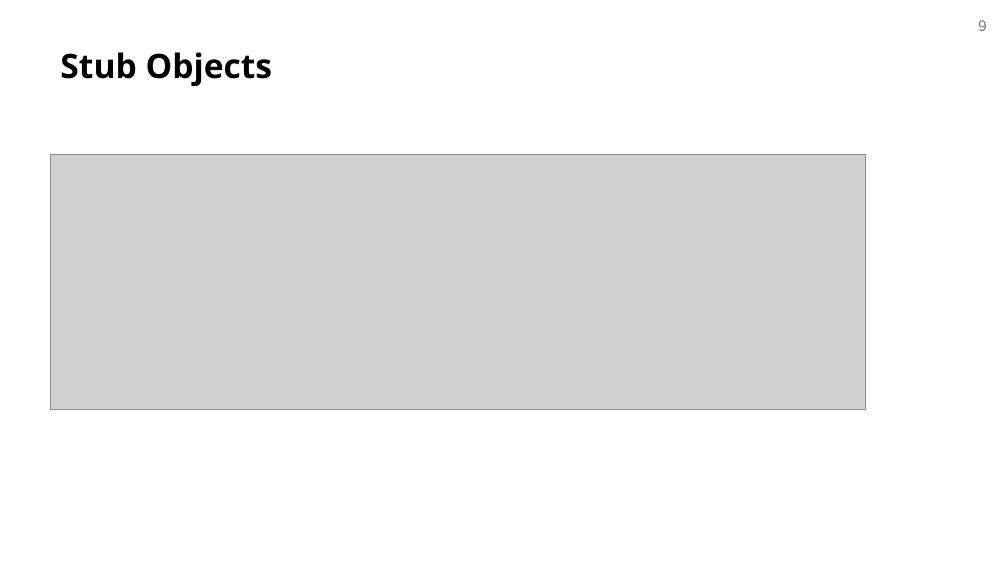
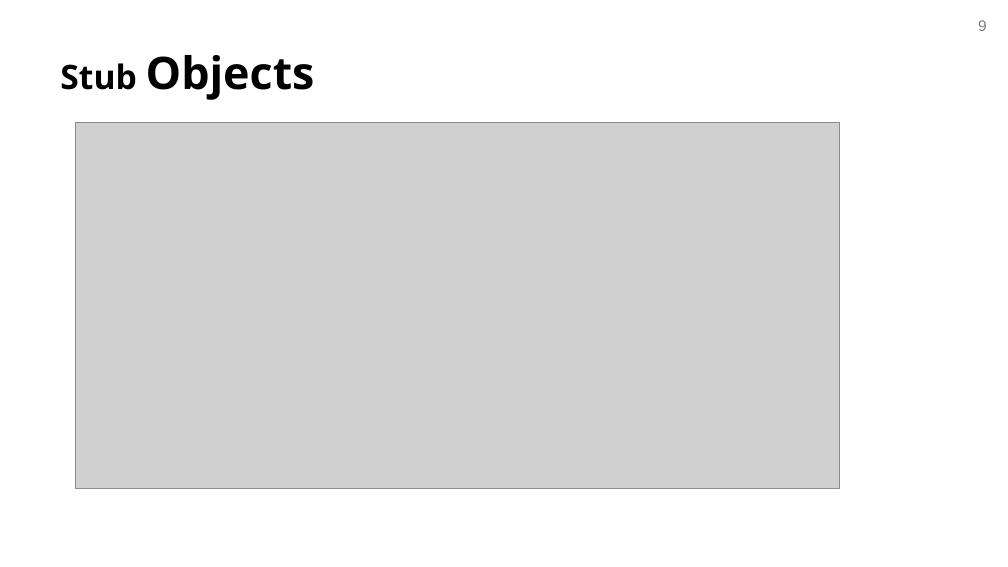
Before and after one commit to avishj/recitation-2-f24, a slide deck: slide 9 of resources/17623-recitation2.pptx. Drawn at 1008x567 pixels with LibreOffice and Linux fonts; fonts in the diff are those of the drawing; grey boxes stand for pictures; background and template pictures are left out. Boxes give left, top, right and bottom in pixels: in the first picture for what was removed or moved away, otherwise in the second. Text is boxed around its words. In the diff, an @@ line names an element or a change of style, - is before the commit and + after.

```diff
--- a/resources/17623-recitation2.pptx
+++ b/resources/17623-recitation2.pptx
@@ title "Stub Objects" at [60,55,315,100]: size 24 to 32 pt in "Objects" @@
@@ picture: place and size @@
-picture at [50,154,865,409]
+picture at [76,122,840,488]
```
Also in this commit, not shown: 14 other slides changed, 2 slides removed.
